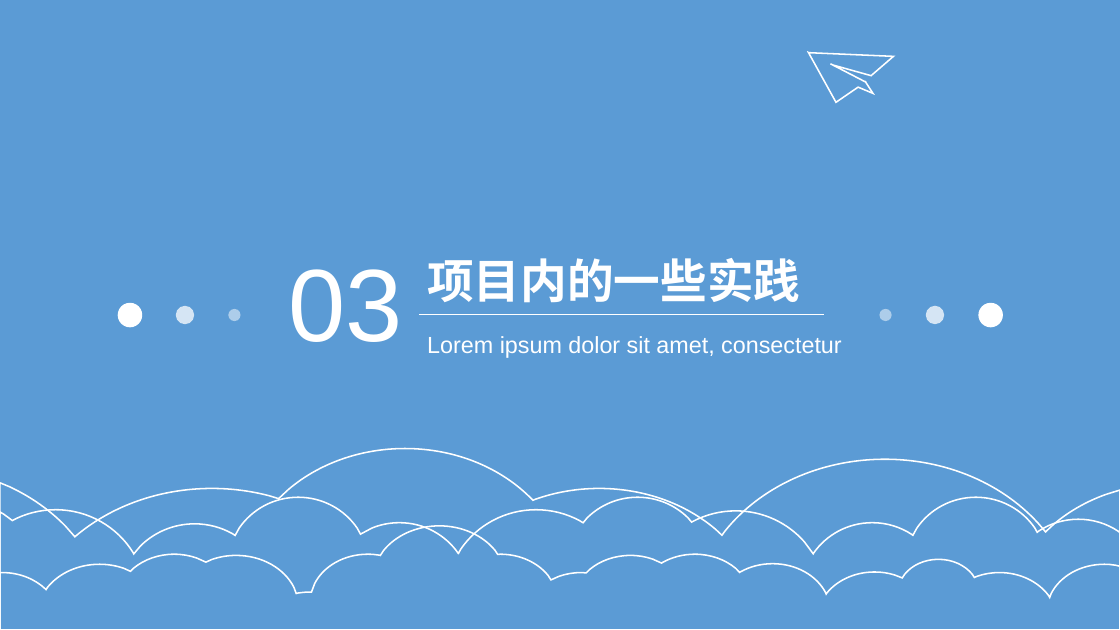
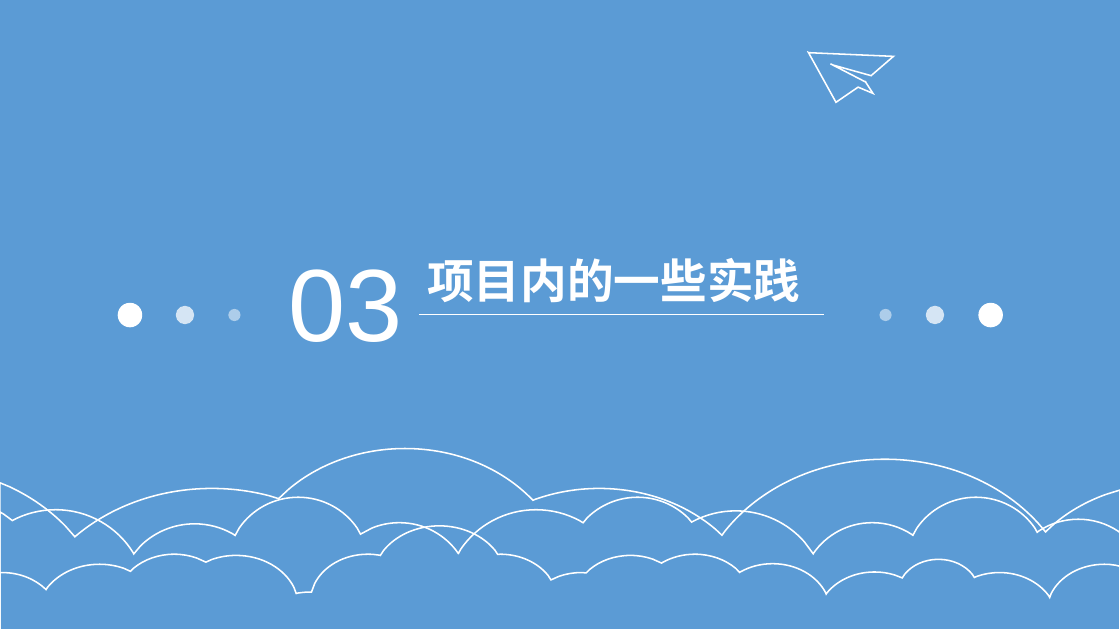
Before and after one commit to touchpillow/ts-demo, a slide deck: slide 13 of ts-分享.pptx (slide 12 before the commit). Drawn at 1120x630 pixels with LibreOffice and Linux fonts; fonts in the diff are those of the drawing. Boxes give left, top, right and bottom in pixels: in the first picture for what was removed or moved away, otherwise in the second. Text is boxed around its words. In the diff, an @@ line names an element or a change of style, - is before the commit and + after.

```diff
--- a/ts-分享.pptx
+++ b/ts-分享.pptx
@@ text removed at [427, 336, 842, 358] @@
-Lorem ipsum dolor sit amet, consectetur
```
Also in this commit, not shown: 2 slides added, 1 slide removed, 2 other files.
